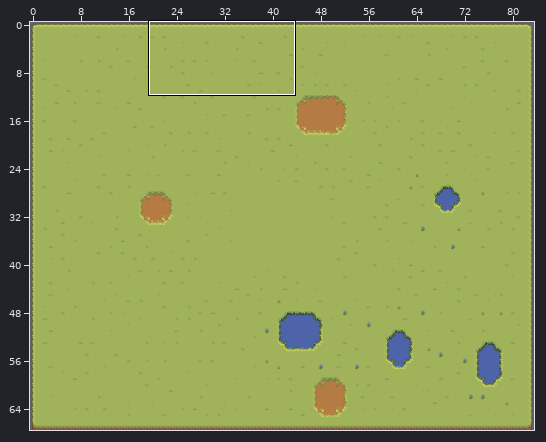
Level history. Tiled map (JSON): src/assets/tilemaps/generated/1-7.tmj. The first picture is a wide view before the edit; the outline marks the close-up.
Close-up. Before the commit:
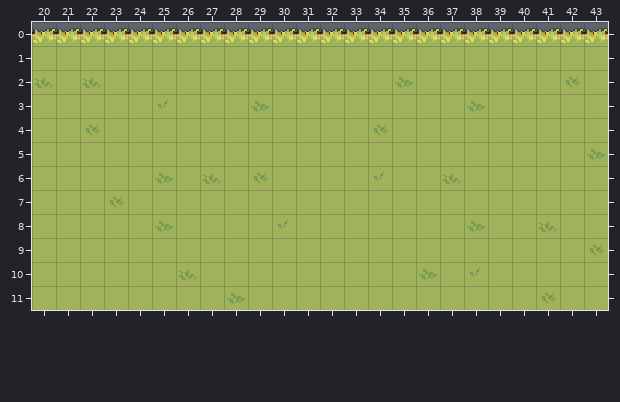
Cells are 16x16 px. Shown: x 20..43, y 0..11. The commit also changed other parts of the map, which this record leaves out.
After:
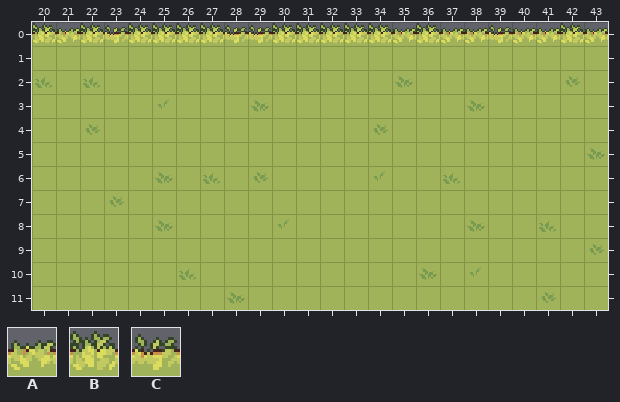
Key: from "ground_grasss": A 25, B 27, C 28.
_ is an empty cell.
Tiles replaced or removed in this view: A.
The exact change:
Changed rows in their new state; . is an unchanged cell.
Layer "Base":
first column x 20:
 0 B.BCBBBBCCBBBBB.B..C..B
Pixel boxes of the changes (left, top, right, bottom) in both close-ups:
changed: (32, 23, 56, 43)
changed: (80, 23, 392, 43)
changed: (416, 23, 440, 43)
changed: (489, 25, 512, 43)
changed: (560, 23, 584, 43)
